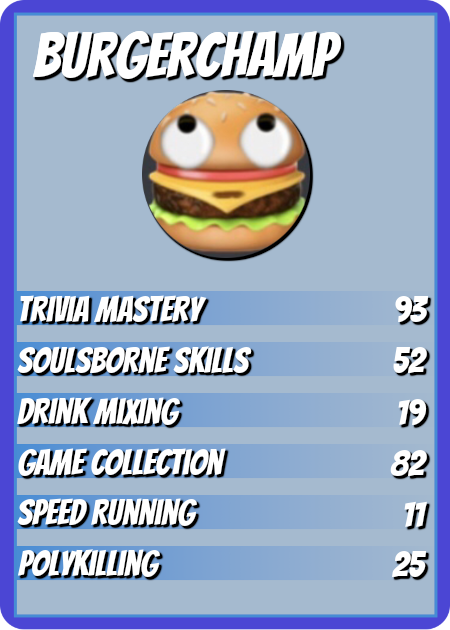
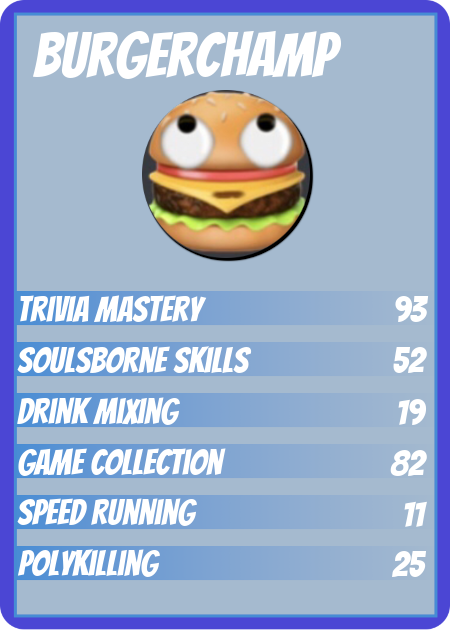
Layers edited between the first and the second w=450, h=630 image:
removed layer "Burgerchamp #3" over [33, 30, 345, 83]
showed "Burgerchamp #1" over [33, 30, 342, 79]
removed group "Stats copy" (7 layers) over [18, 30, 345, 581]
removed layer "Polykilling #1" from group "Stats copy" over [19, 550, 164, 581]
removed layer "Speed Running #1" from group "Stats copy" over [18, 499, 201, 530]
removed layer "Game Collection #1" from group "Stats copy" over [19, 449, 230, 480]
removed layer "Drink Mixing #1" from group "Stats copy" over [18, 398, 184, 429]
removed layer "SoulsBorne Skills #1" from group "Stats copy" over [18, 347, 255, 377]
removed layer "Trivia Mastery #1" from group "Stats copy" over [21, 296, 210, 326]
removed layer "Burgerchamp #2" from group "Stats copy" over [33, 30, 345, 83]
showed group "Stats" (6 layers) over [18, 30, 342, 577]
removed group "Values copy" (6 layers) over [391, 297, 432, 581]
removed layer "25 #1" from group "Values copy" over [393, 552, 430, 581]
removed layer "11 #1" from group "Values copy" over [405, 502, 431, 531]
removed layer "82 #1" from group "Values copy" over [391, 451, 431, 480]
removed layer "19 #1" from group "Values copy" over [399, 400, 430, 429]
removed layer "52 #1" from group "Values copy" over [394, 348, 431, 377]
removed layer "93 #1" from group "Values copy" over [396, 297, 432, 326]
showed group "Values" (6 layers) over [391, 297, 429, 577]
